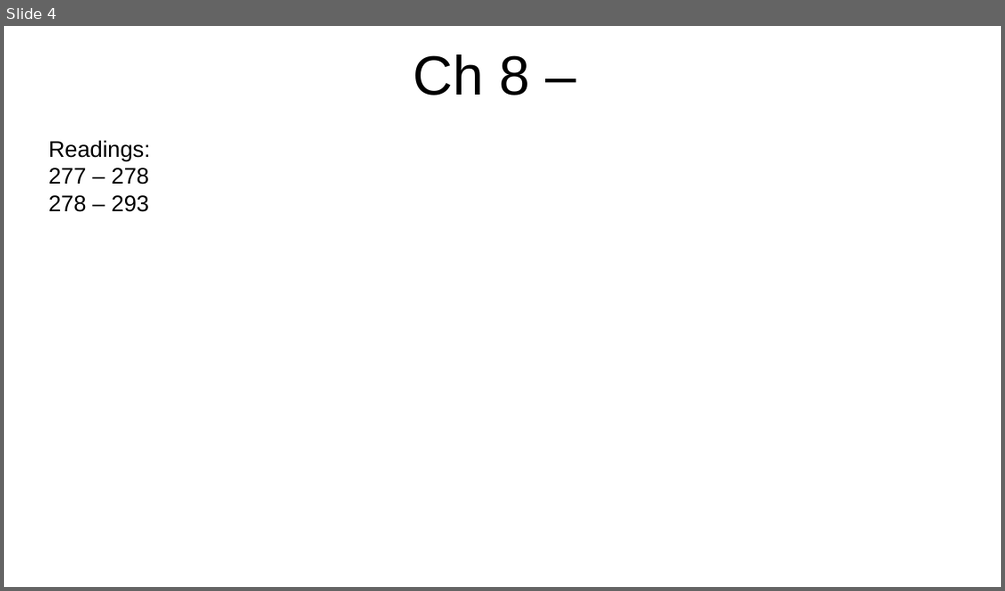
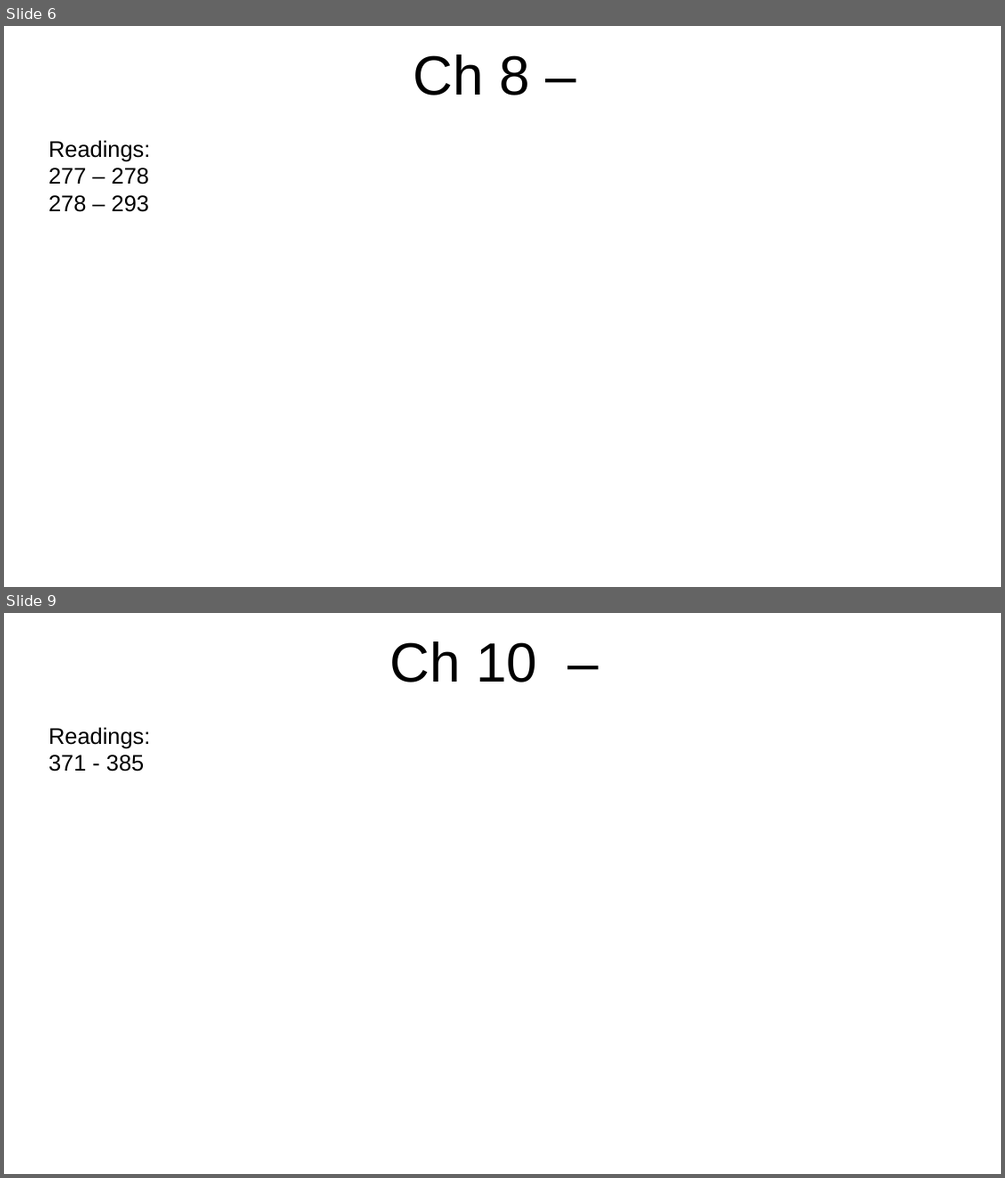
Before and after one commit to pilotingpete/eeo, a slide deck: eeo-331/eeo331-notes.odp. Shown one above the other, each under a label of ours: slide 4 before the commit, slides 6 and 9 after it; the slides between them are not shown. The pictures are 1005x591 and 1005x1178 pixels, drawn with LibreOffice and Linux fonts; fonts in the diff are those of the drawing. Boxes give left, top, right and bottom in pixels: in the first picture for what was removed or moved away, otherwise in the second. Text is boxed around its words. In the diff, an @@ line names an element or a change of style, - is before the commit and + after.

```diff
--- a/eeo-331/eeo331-notes.odp
+++ b/eeo-331/eeo331-notes.odp
@@ slide 9 added at [4, 613, 1001, 1174], background #FFFFFF @@
@@ title added at [390, 641, 537, 682], 44 pt, text #000000 @@
+Ch 10 –
@@ text added at [48, 727, 150, 771], 18 pt, text #000000 @@
+Readings:
+371 - 385
@@ what was slide 4 is now slide 6 @@
```
Also in this commit, not shown: 1 slide changed, 5 other slides added, 5 other files.
